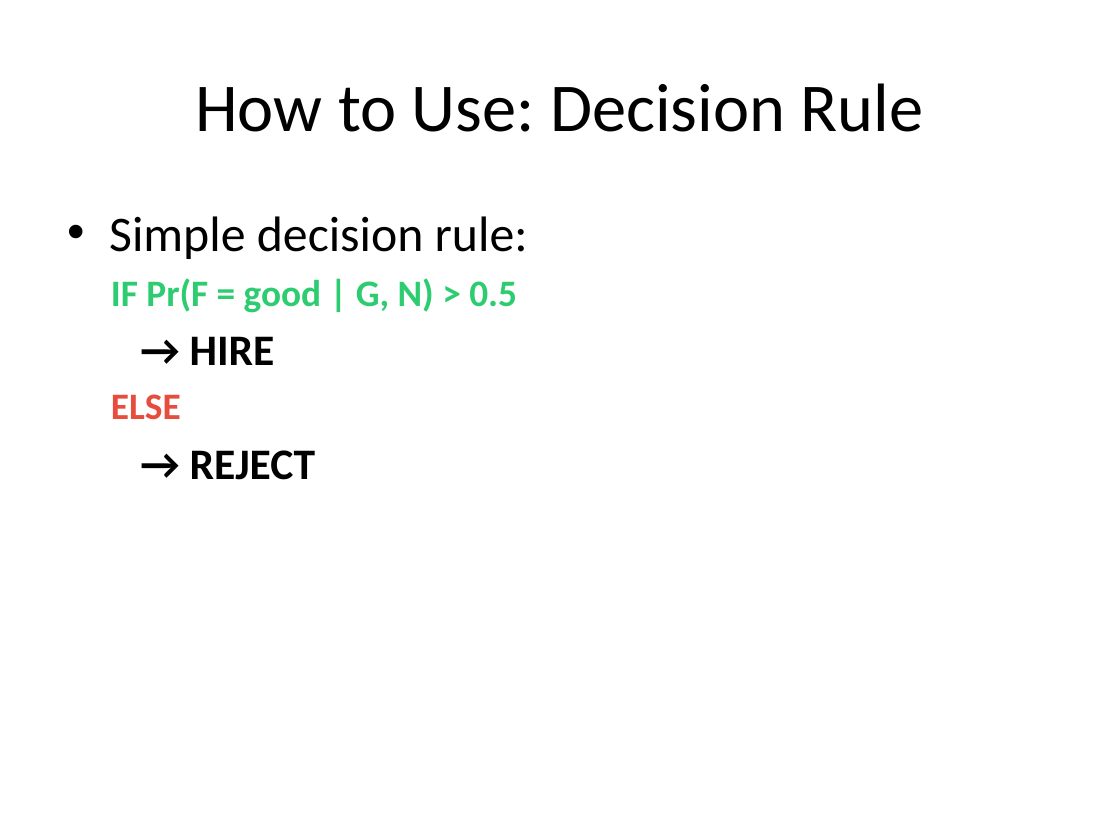
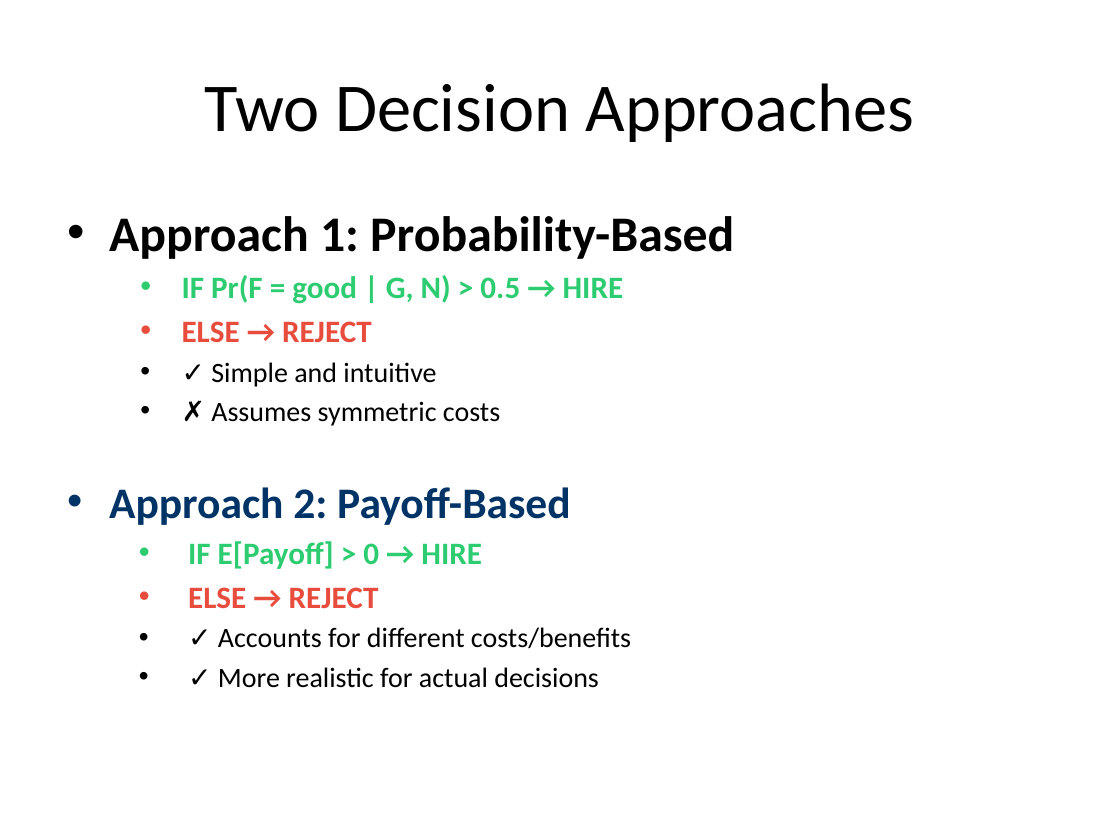
Before and after one commit to lisette-espin/NetworkEffectsGameTheory, a slide deck: slide 14 of pptx/Chaperon_Based_Hiring_Model.pptx (slide 11 before the commit). Drawn at 1120x840 pixels with LibreOffice and Linux fonts; fonts in the diff are those of the drawing. Boxes give left, top, right and bottom in pixels: in the first picture for what was removed or moved away, otherwise in the second. Text is boxed around its words. In the diff, an @@ line names an element or a change of style, - is before the commit and + after.

Commit message:
adding payoffs to models
updating pptx

```diff
--- a/pptx/Chaperon_Based_Hiring_Model.pptx
+++ b/pptx/Chaperon_Based_Hiring_Model.pptx
@@ title at [205,83,915,142]: text changed @@
-How to Use: Decision Rule
+Two Decision Approaches
@@ text at [109,216,734,688]: text changed; size 24 to 18 pt @@
-• Simple decision rule:
-IF Pr(F = good | G, N) > 0.5
-→ HIRE
-ELSE
-→ REJECT
+• Approach 1: Probability-Based
+• IF Pr(F = good | G, N) > 0.5 → HIRE
+• ELSE → REJECT
+• ✓ Simple and intuitive
+• ✗ Assumes symmetric costs
+• Approach 2: Payoff-Based
+• IF E[Payoff] > 0 → HIRE
+• ELSE → REJECT
+• ✓ Accounts for different costs/benefits
+• ✓ More realistic for actual decisions
```
Also in this commit, not shown: 3 other slides changed, 4 slides added, 14 other files.
